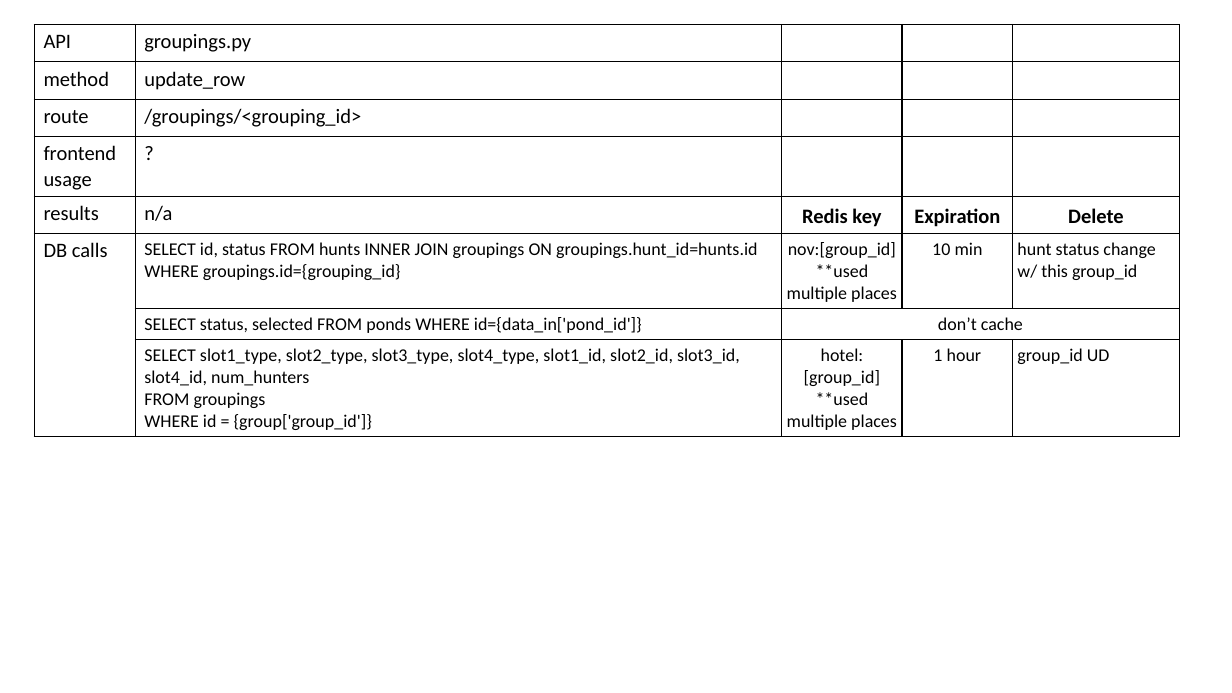
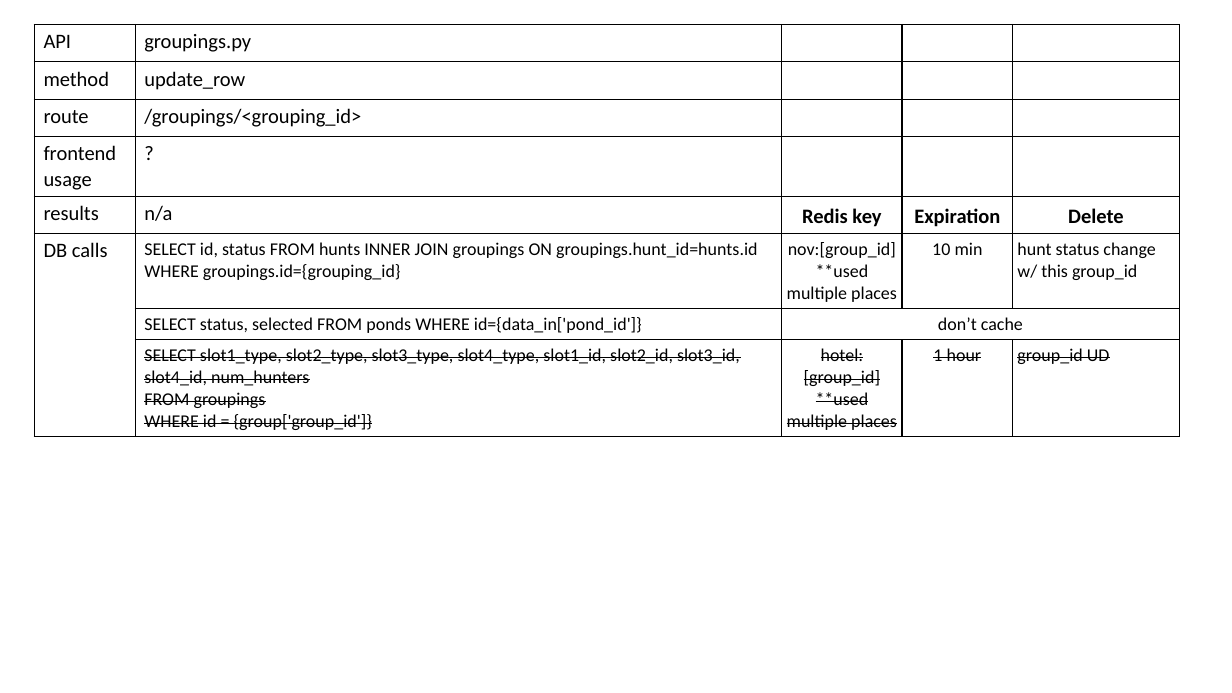
Before and after one commit to tc334/duck-club-app, a slide deck: slide 6 of docs/Redis.pptx. Drawn at 1232x693 pixels with LibreOffice and Linux fonts; fonts in the diff are those of the drawing. Boxes give left, top, right and bottom in pixels: in the first picture for what was removed or moved away, otherwise in the second. Text is boxed around its words. In the diff, an @@ line names an element or a change of style, - is before the commit and + after.

```diff
--- a/docs/Redis.pptx
+++ b/docs/Redis.pptx
@@ table at (34,24,1179,434) @@
@@ strikethrough on in "SELECT slot1_type, slot2_type, slot3_type, slot4_type, slot1 ...", "FROM groupings", "WHERE id = {group['group_id']}", "hotel:[group_id]" and 3 more places @@
```
Also in this commit, not shown: 5 other slides changed, 1 slide added, 38 other files.
